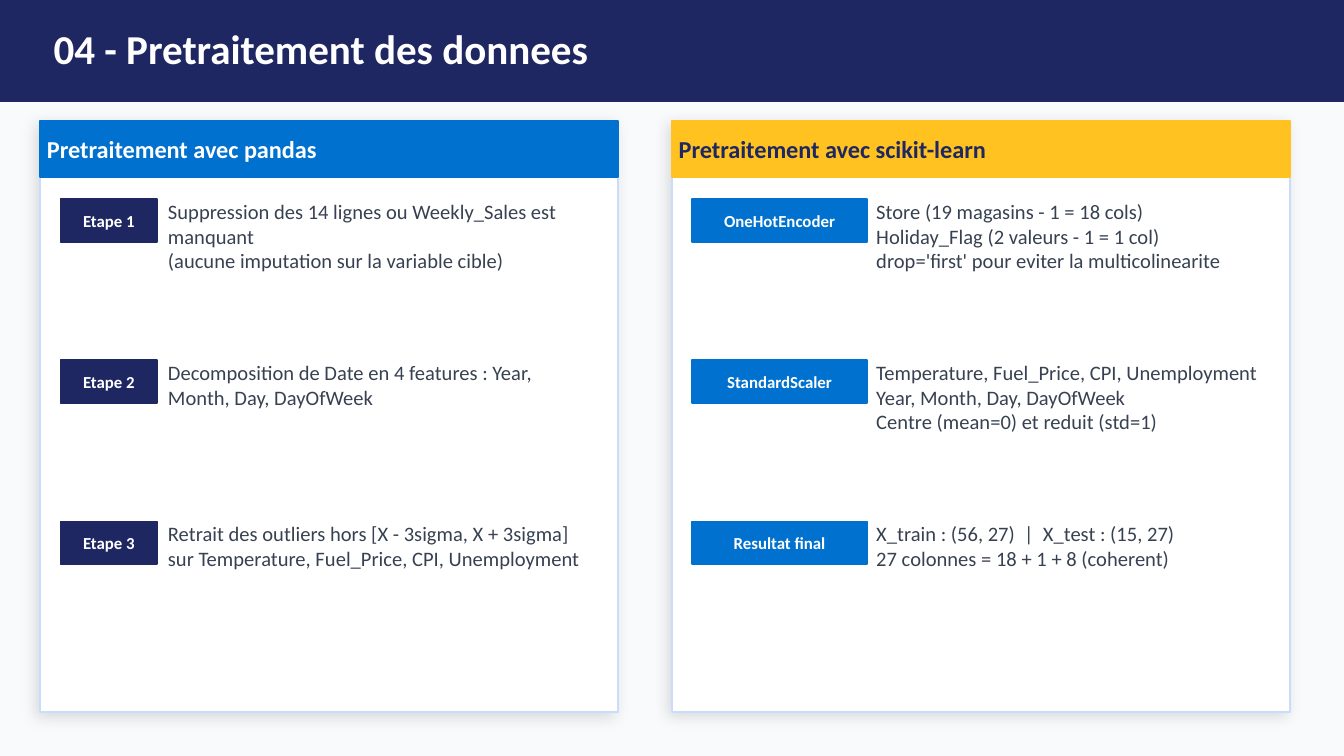
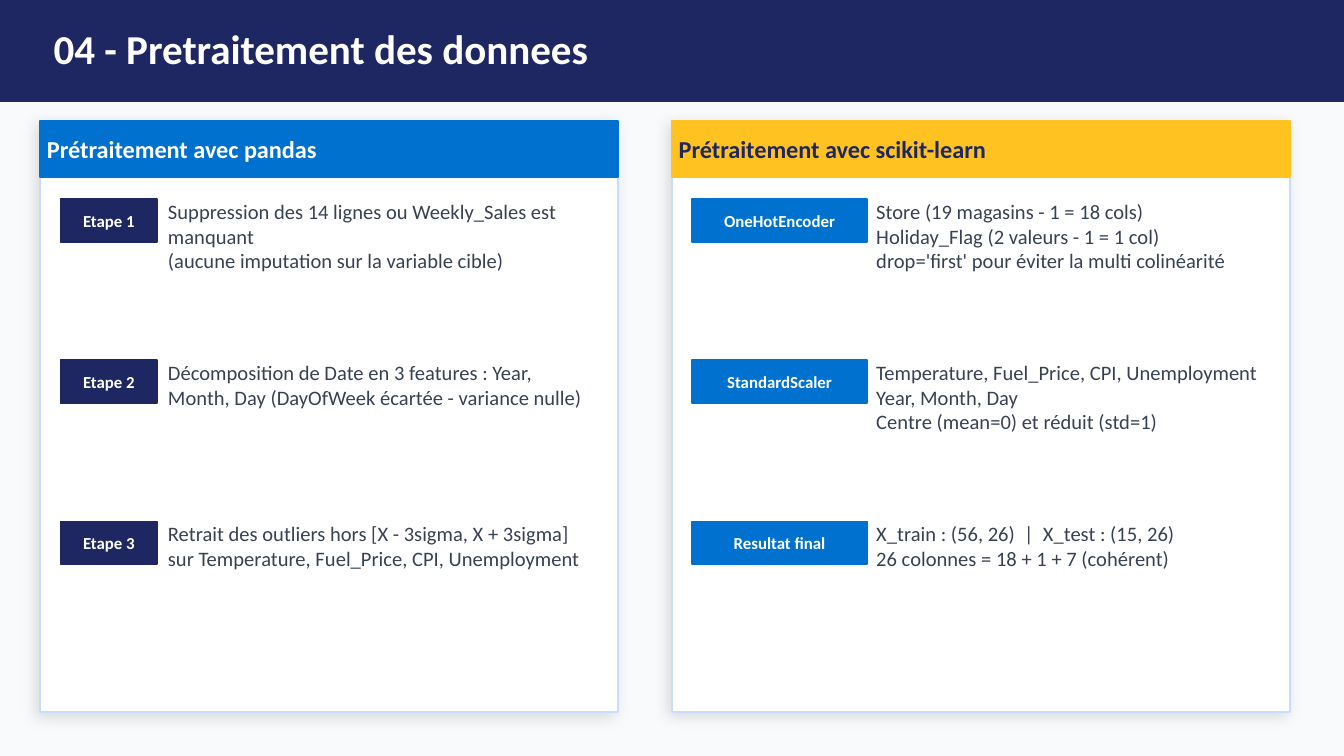
Before and after one commit to AichaFa/2-Projets-Fullstack, a slide deck: slide 6 of 3-Apprentissage automatique/1-soldes Walmart/Walmart_Presentation.pptx. Drawn at 1344x756 pixels with LibreOffice and Linux fonts; fonts in the diff are those of the drawing. Boxes give left, top, right and bottom in pixels: in the first picture for what was removed or moved away, otherwise in the second. Text is boxed around its words. In the diff, an @@ line names an element or a change of style, - is before the commit and + after.

Commit message:
Mise à jour du projet Walmart : finalisation du prétraitement et des modèles

```diff
--- a/3-Apprentissage automatique/1-soldes Walmart/Walmart_Presentation.pptx
+++ b/3-Apprentissage automatique/1-soldes Walmart/Walmart_Presentation.pptx
@@ text at (x1=47, y1=141, x2=317, y2=162): text changed @@
-Pretraitement avec pandas
+Prétraitement avec pandas
@@ text at (x1=679, y1=141, x2=986, y2=158): text changed @@
-Pretraitement avec scikit-learn
+Prétraitement avec scikit-learn
@@ text at (x1=876, y1=253, x2=1224, y2=272): text changed @@
-drop='first' pour eviter la multicolinearite
+drop='first' pour éviter la multi colinéarité
@@ text at (x1=168, y1=365, x2=582, y2=409): text changed @@
-Decomposition de Date en 4 features : Year, Month, Day, DayOfWeek
+Décomposition de Date en 3 features : Year, Month, Day (DayOfWeek écartée - variance nulle)
@@ text at (x1=876, y1=390, x2=1156, y2=432): text changed @@
-Year, Month, Day, DayOfWeek
-Centre (mean=0) et reduit (std=1)
+Year, Month, Day
+Centre (mean=0) et réduit (std=1)
@@ text at (x1=876, y1=526, x2=1174, y2=569): text changed @@
-X_train : (56, 27) | X_test : (15, 27)
-27 colonnes = 18 + 1 + 8 (coherent)
+X_train : (56, 26) | X_test : (15, 26)
+26 colonnes = 18 + 1 + 7 (cohérent)
```
Also in this commit, not shown: 10 other slides changed, 1 slide added, 4 other files.
